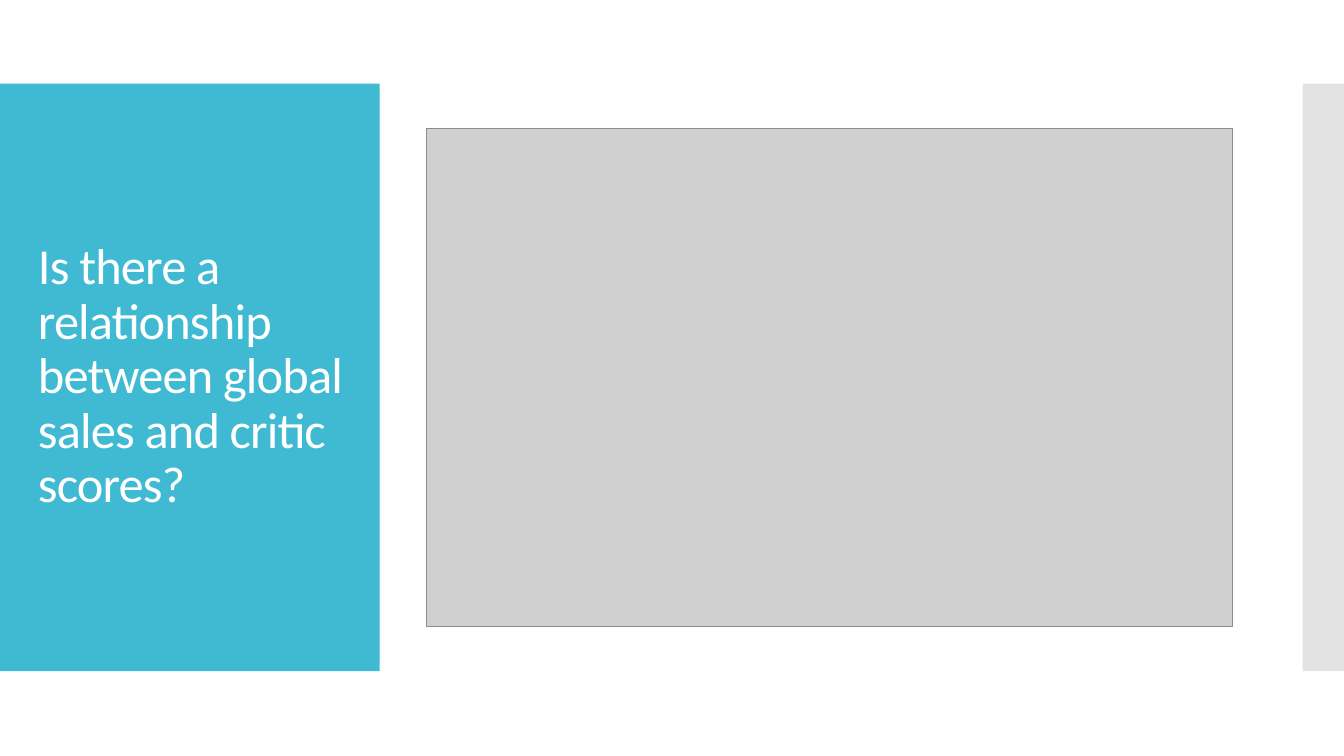
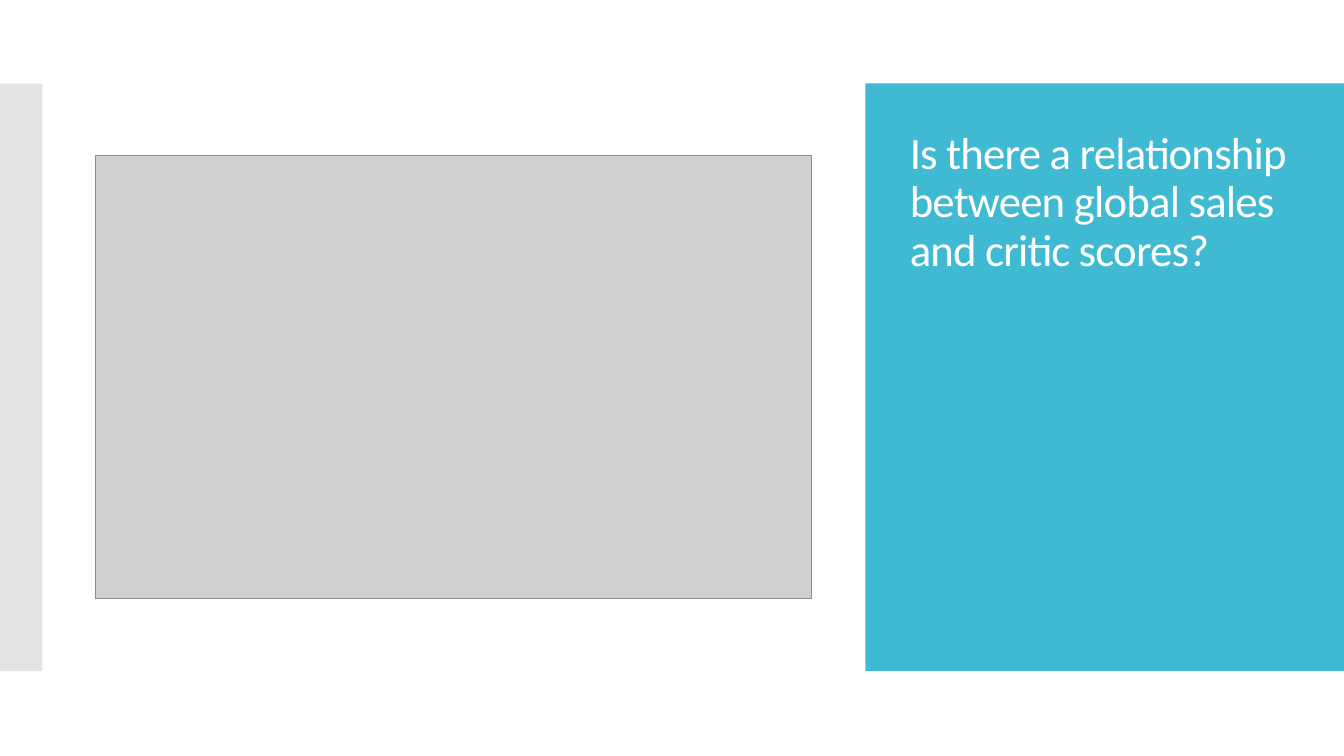
Before and after one commit to riccymiccy/games_data_sales_project, a slide deck: slide 8 of presentations/sales_data_presentation.pptx. Drawn at 1344x756 pixels with LibreOffice and Linux fonts; fonts in the diff are those of the drawing; grey boxes stand for pictures. Boxes give left, top, right and bottom in pixels: in the first picture for what was removed or moved away, otherwise in the second. Text is boxed around its words. In the diff, an @@ line names an element or a change of style, - is before the commit and + after.

```diff
--- a/presentations/sales_data_presentation.pptx
+++ b/presentations/sales_data_presentation.pptx
@@ rectangle added at (x1=0, y1=0, x2=1344, y2=756), fill #FFFFFF @@
@@ rectangle added at (x1=0, y1=84, x2=42, y2=671), fill #C8C8C8 at 50% opacity @@
@@ rectangle added at (x1=865, y1=84, x2=1344, y2=671), fill #40BAD2 @@
@@ title "Is there a relationship between ..." moved from (x1=38, y1=249, x2=343, y2=503) to (x1=910, y1=138, x2=1287, y2=267) @@
@@ title "Is there a relationship between ..." at (x1=910, y1=138, x2=1287, y2=267): size 36 to 32 pt @@
@@ picture removed at (x1=426, y1=128, x2=1233, y2=626) @@
@@ picture added at (x1=96, y1=156, x2=813, y2=599) @@
```
Also in this commit, not shown: 2 other slides changed, 8 other files.
